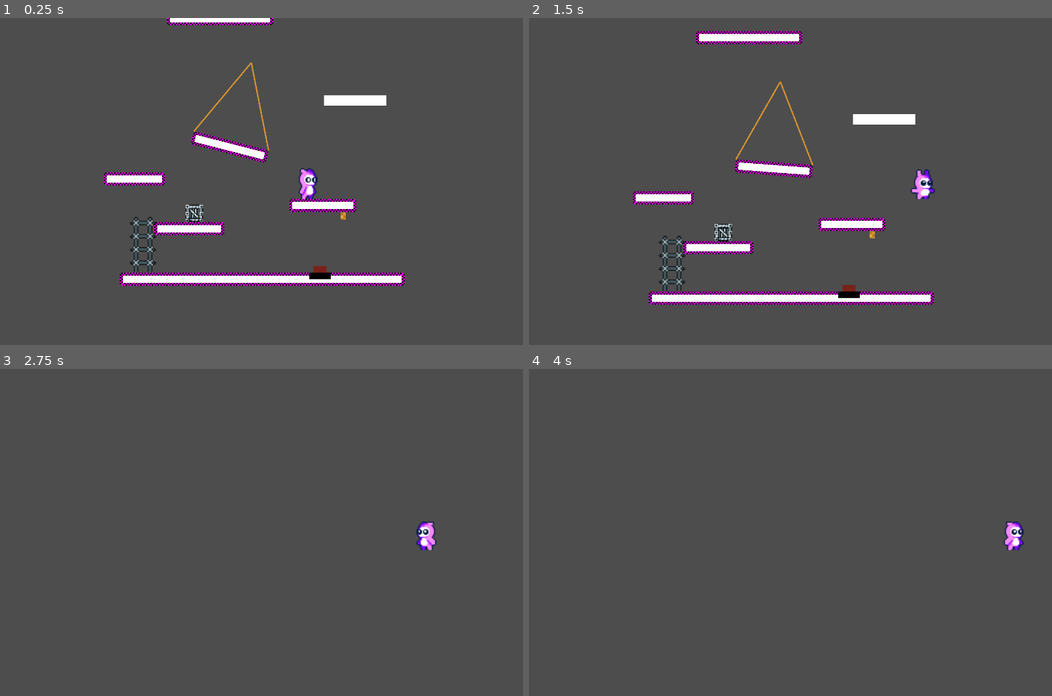
Above: before the commit, frames 1-4 (two rows, left to right).
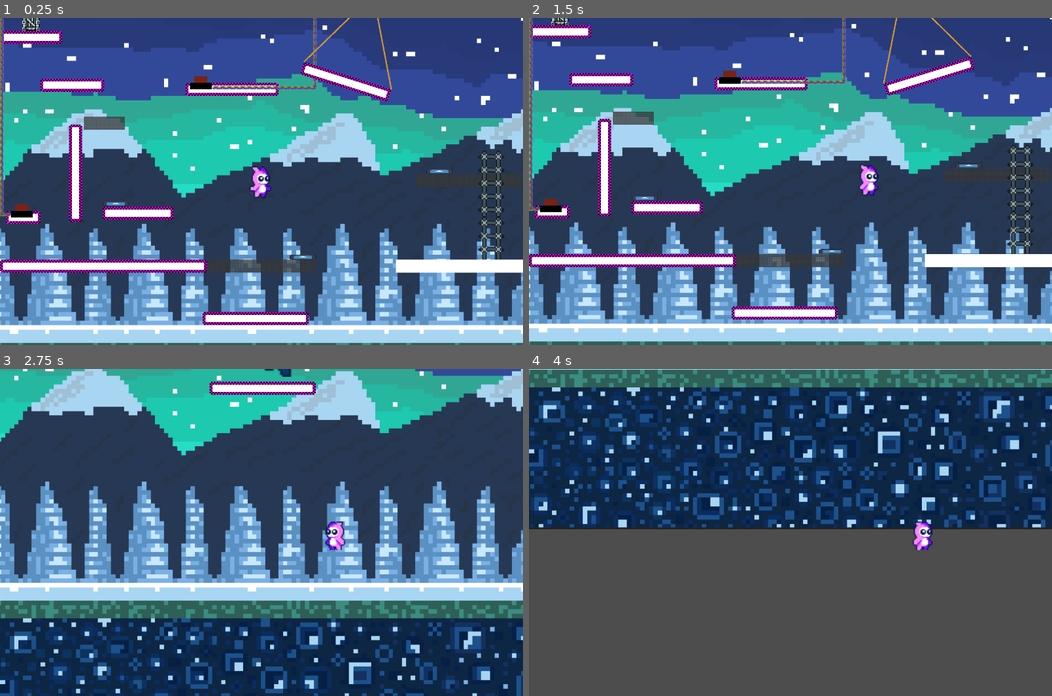
Above: after the commit, the same moments.

Repository: LordRevan36/hackathon_2026
Game: Godot game, scene res://levels/LevelDirectory/Director/level_director.tscn
The game is run twice, just before and just after one commit, with the same random seed, the same clock (stepped at 60 frames per second) and the same inputs. Before the commit the project starts from res://levels/FirstLevel/main.tscn. The engine's default icon, where the game draws it, is replaced by a stand-in: a white triangle on a blue panel in a dark square.
Inputs:
- Up to frame 1 (0.25 s): no input
- Up to frame 2 (1.5 s): hold D (right) from 0.53 s (still down); tap Space (jump) at 0.6, 0.77, 1.07, 1.35 s
- Up to frame 3 (2.75 s): tap Space (jump) at 1.52, 1.82, 2.1 s; release D (right) at 2.03 s; hold A (left) from 2.03 s (still down)
- Up to frame 4 (4 s): release A (left) at 2.78 s; hold D (right) from 2.78 s (still down); tap Space (jump) at 2.85, 3.02, 3.32, 3.6, 3.77 s

The runs differ from the first frame. In frame 1, 99% of the frame differs, in the area x 0-100%, y 0-100%; in frame 2, 99%; in frame 3, 100%; in frame 4, 49%.

Commit message:
added assets, monster chase progress

Diff:
--- a/GlobalScripts/global_player.gd
+++ b/GlobalScripts/global_player.gd
@@ -7,3 +7,5 @@
 
 signal climbEntr(ladder) #ladder is the ladder emitting
 signal climbLeave(ladder) #ladder is the ladder emitting
+
+signal monsterGotPlayer()
--- a/levels/LevelDirectory/Director/level_director.gd
+++ b/levels/LevelDirectory/Director/level_director.gd
@@ -12,6 +12,7 @@
 @export var right_halves: Array[PackedScene]
 
 @export var player: CharacterBody2D
+@export var monster: CharacterBody2D
 #@export var chunk_height: float = 1080.0
 
 
@@ -20,6 +21,8 @@
 @onready var environment = $Environment
 
 const SPAWN_DISTANCE = 2000.0 #distance away to spawn new stages and delete old ones
+const MONSTER_AVOID_DIST = 500.0 #lose if monster ever above you and within 500px distance of you
+const MONSTER_Y_GAP = 500.0 #lose if ever 500px below monster
 #Tracking stages
 var active_stages: Array[Dictionary] = []
 var highest_generated_stage: int = -1
@@ -38,6 +41,15 @@
 		return
 	#var distance_climbed = start_y - player.global_position.y
 	_check_and_update_chunks()
+	_check_for_game_over()
+
+func _check_for_game_over() -> void:
+	if player.position.y > monster.position.y:
+		if player.position.y > monster.position.y + MONSTER_Y_GAP or player.position.distance_to(monster.position) < MONSTER_AVOID_DIST:
+			global_player.monsterGotPlayer.emit()
+			monster.jump_to_target(player)
+			monster._disable_timers()
+
 
 func _get_random_stage_pair() -> Dictionary:
 	var available_setups = [SetupType.L_BLOCKS, SetupType.HALVES]
--- a/levels/LevelDirectory/Director/level_director.tscn
+++ b/levels/LevelDirectory/Director/level_director.tscn
@@ -11,6 +11,10 @@
 [ext_resource type="Script" uid="uid://c2pbc6te4kqtt" path="res://player/camera.gd" id="5_wu7qg"]
 [ext_resource type="PackedScene" uid="uid://cykqp540sjmn" path="res://monster/monster.tscn" id="6_ps5x1"]
 [ext_resource type="PackedScene" uid="uid://2ra75ferdck3" path="res://levels/LevelDirectory/chunks/pair_half/left/left_half_02.tscn" id="7_x1slh"]
+[ext_resource type="PackedScene" uid="uid://wr2gh6iomvfi" path="res://levels/LevelDirectory/chunks/pair_half/right/right_half_02.tscn" id="9_x1slh"]
+[ext_resource type="Texture2D" uid="uid://gt4etp6m350u" path="res://assets/background.jpg" id="10_5pedl"]
+[ext_resource type="Texture2D" uid="uid://dh8dblg3xrqly" path="res://assets/night_layer.png" id="11_5pedl"]
+[ext_resource type="PackedScene" uid="uid://cw1gth0dtunj4" path="res://props/platforms/platform.tscn" id="13_paefd"]
 
 [sub_resource type="SegmentShape2D" id="SegmentShape2D_ps5x1"]
 resource_local_to_scene = true
@@ -22,13 +26,134 @@
 a = Vector2(0, -800)
 b = Vector2(0, 800)
 
-[node name="LevelDirector" type="Node2D" unique_id=1109521146 node_paths=PackedStringArray("player")]
+[node name="LevelDirector" type="Node2D" unique_id=1109521146 node_paths=PackedStringArray("player", "monster")]
 script = ExtResource("1_wi2u4")
 left_l_blocks = Array[PackedScene]([ExtResource("2_fpffd"), ExtResource("3_sf7yg")])
 right_l_blocks = Array[PackedScene]([ExtResource("3_o3syh"), ExtResource("5_wixrb")])
 left_halves = Array[PackedScene]([ExtResource("4_wnqd3"), ExtResource("7_x1slh")])
-right_halves = Array[PackedScene]([ExtResource("5_sf7yg")])
+right_halves = Array[PackedScene]([ExtResource("5_sf7yg"), ExtResource("9_x1slh")])
 player = NodePath("Player")
+monster = NodePath("monster")
+
+[node name="Parallax2D" type="Parallax2D" parent="." unique_id=1435964603]
+scroll_scale = Vector2(0.25, 0.25)
+
+[node name="Background" type="Sprite2D" parent="Parallax2D" unique_id=1821290890]
+z_index = -100
+position = Vector2(720, 650)
+scale = Vector2(1.25, 1.25)
+texture = ExtResource("10_5pedl")
+
+[node name="NightTile" type="Node2D" parent="Parallax2D" unique_id=1105100701]
+metadata/_edit_group_ = true
+
+[node name="Night1" type="Sprite2D" parent="Parallax2D/NightTile" unique_id=187220269]
+position = Vector2(719.5431, -303.75)
+scale = Vector2(2.5359712, 2.5359712)
+texture = ExtResource("11_5pedl")
+flip_v = true
+
+[node name="Night2" type="Sprite2D" parent="Parallax2D/NightTile" unique_id=888541657]
+position = Vector2(720, -655.99994)
+scale = Vector2(2.5359712, 2.5359712)
+texture = ExtResource("11_5pedl")
+
+[node name="Night3" type="Sprite2D" parent="Parallax2D/NightTile" unique_id=1281514919]
+position = Vector2(719.54315, -1008.50006)
+scale = Vector2(2.5359712, 2.5359712)
+texture = ExtResource("11_5pedl")
+flip_h = true
+flip_v = true
+
+[node name="Night4" type="Sprite2D" parent="Parallax2D/NightTile" unique_id=1412236482]
+position = Vector2(720.00006, -1360.75)
+scale = Vector2(2.5359712, 2.5359712)
+texture = ExtResource("11_5pedl")
+flip_h = true
+
+[node name="NightTile2" type="Node2D" parent="Parallax2D" unique_id=1668684592]
+position = Vector2(1, -1409)
+metadata/_edit_group_ = true
+
+[node name="Night1" type="Sprite2D" parent="Parallax2D/NightTile2" unique_id=528635101]
+position = Vector2(719.5431, -303.75)
+scale = Vector2(2.5359712, 2.5359712)
+texture = ExtResource("11_5pedl")
+flip_v = true
+
+[node name="Night2" type="Sprite2D" parent="Parallax2D/NightTile2" unique_id=705009954]
+position = Vector2(720, -655.99994)
+scale = Vector2(2.5359712, 2.5359712)
+texture = ExtResource("11_5pedl")
+
+[node name="Night3" type="Sprite2D" parent="Parallax2D/NightTile2" unique_id=465709272]
+position = Vector2(719.54315, -1008.50006)
+scale = Vector2(2.5359712, 2.5359712)
+texture = ExtResource("11_5pedl")
+flip_h = true
+flip_v = true
+
+[node name="Night4" type="Sprite2D" parent="Parallax2D/NightTile2" unique_id=806756361]
+position = Vector2(720.00006, -1360.75)
+scale = Vector2(2.5359712, 2.5359712)
+texture = ExtResource("11_5pedl")
+flip_h = true
+
+[node name="NightTile3" type="Node2D" parent="Parallax2D" unique_id=1542124897]
+position = Vector2(1, -2819)
+metadata/_edit_group_ = true
+
+[node name="Night1" type="Sprite2D" parent="Parallax2D/NightTile3" unique_id=928424330]
+position = Vector2(719.5431, -303.75)
+scale = Vector2(2.5359712, 2.5359712)
+texture = ExtResource("11_5pedl")
+flip_v = true
+
+[node name="Night2" type="Sprite2D" parent="Parallax2D/NightTile3" unique_id=891254537]
+position = Vector2(720, -655.99994)
+scale = Vector2(2.5359712, 2.5359712)
+texture = ExtResource("11_5pedl")
+
+[node name="Night3" type="Sprite2D" parent="Parallax2D/NightTile3" unique_id=1293660823]
+position = Vector2(719.54315, -1008.50006)
+scale = Vector2(2.5359712, 2.5359712)
+texture = ExtResource("11_5pedl")
+flip_h = true
+flip_v = true
+
+[node name="Night4" type="Sprite2D" parent="Parallax2D/NightTile3" unique_id=583844450]
+position = Vector2(720.00006, -1360.75)
+scale = Vector2(2.5359712, 2.5359712)
+texture = ExtResource("11_5pedl")
+flip_h = true
+
+[node name="NightTile4" type="Node2D" parent="Parallax2D" unique_id=650025960]
+position = Vector2(6, -4228)
+metadata/_edit_group_ = true
+
+[node name="Night1" type="Sprite2D" parent="Parallax2D/NightTile4" unique_id=1943374130]
+position = Vector2(719.5431, -303.75)
+scale = Vector2(2.5359712, 2.5359712)
+texture = ExtResource("11_5pedl")
+flip_v = true
+
+[node name="Night2" type="Sprite2D" parent="Parallax2D/NightTile4" unique_id=2072747737]
+position = Vector2(720, -655.99994)
+scale = Vector2(2.5359712, 2.5359712)
+texture = ExtResource("11_5pedl")
+
+[node name="Night3" type="Sprite2D" parent="Parallax2D/NightTile4" unique_id=178009709]
+position = Vector2(719.54315, -1008.50006)
+scale = Vector2(2.5359712, 2.5359712)
+texture = ExtResource("11_5pedl")
+flip_h = true
+flip_v = true
+
+[node name="Night4" type="Sprite2D" parent="Parallax2D/NightTile4" unique_id=1082351645]
+position = Vector2(720.00006, -1360.75)
+scale = Vector2(2.5359712, 2.5359712)
+texture = ExtResource("11_5pedl")
+flip_h = true
 
 [node name="GenerationStartPoint" type="Marker2D" parent="." unique_id=912439082]
 
@@ -53,5 +178,11 @@
 [node name="CollisionShape2D" type="CollisionShape2D" parent="Camera/RightWall" unique_id=867114677]
 shape = SubResource("SegmentShape2D_h4c5a")
 
+[node name="Platform" parent="." unique_id=1810100926 instance=ExtResource("13_paefd")]
+position = Vector2(723, 1458)
+
+[node name="Platform2" parent="." unique_id=486976957 instance=ExtResource("13_paefd")]
+position = Vector2(704, 1206)
+
 [node name="monster" parent="." unique_id=134216610 instance=ExtResource("6_ps5x1")]
-position = Vector2(720, 1080)
+position = Vector2(719, 1459)
--- a/monster/monster.gd
+++ b/monster/monster.gd
@@ -109,6 +109,9 @@
 	jump_timer.start()
 	velocity = Vector2.ZERO
 
+func _disable_timers() -> void:
+	jump_timer.stop()
+	active_timer.stop()
 
 func _on_active_timer_timeout() -> void:
 	_reset()
--- a/project.godot
+++ b/project.godot
@@ -11,7 +11,7 @@
 [application]
 
 config/name="Ragebait game"
-run/main_scene="uid://c6eoypc6gh6vv"
+run/main_scene="uid://bdfr27btxj7jq"
 config/features=PackedStringArray("4.6", "Forward Plus")
 config/icon="res://icon.svg"
 
Binary file added: assets/background.jpg
Not shown, added: assets/background.jpg.import
Binary file added: assets/night_layer.png
Not shown, added: assets/night_layer.png.import
Binary file added: assets/spring_compressed.png
Not shown, added: assets/spring_compressed.png.import
Binary file added: assets/spring_uncompressed.png
Not shown, added: assets/spring_uncompressed.png.import
Binary file added: assets/winter_platform.png
Not shown, added: assets/winter_platform.png.import
Binary file added: assets/winter_platform_small.png
Not shown, added: assets/winter_platform_small.png.import
(and 5 more such lines)
